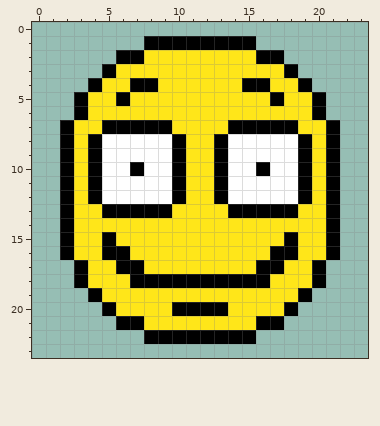
Pixel-art sprite, stored at favicon.png. Above is the file before it was changed.
The file is 24x24 pixels.
And afterwards:
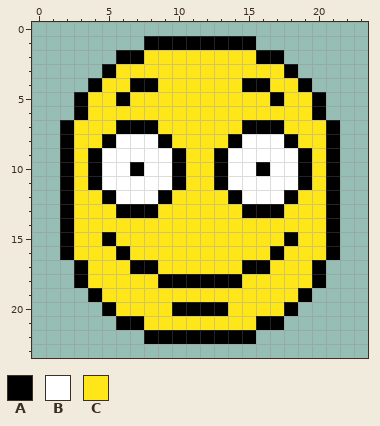
Palette (. is transparent): A #000000  B #ffffff  C #ffe619
Diff:
y 7: x 5 A -> C; x 9 A -> C; x 14 A -> C; x 18 A -> C
y 8: x 4..5 AB -> CA; x 9..10 BA -> AC; x 13..14 AB -> CA; x 18..19 BA -> AC
y 12: x 4..5 AB -> CA; x 9..10 BA -> AC; x 13..14 AB -> CA; x 18..19 BA -> AC
y 13: x 5 A -> C; x 9 A -> C; x 14 A -> C; x 18 A -> C
y 16: x 5 A -> C; x 18 A -> C
y 17: x 6 A -> C; x 8 C -> A; x 15 C -> A; x 17 A -> C
y 18: x 7..8 AA -> CC; x 15..16 AA -> CC
Changed places in both pictures, as pixel boxes (x1, y1, x2, y2):
changed: (88, 120, 116, 148)
changed: (158, 120, 242, 148)
changed: (284, 120, 312, 148)
changed: (88, 190, 312, 288)
